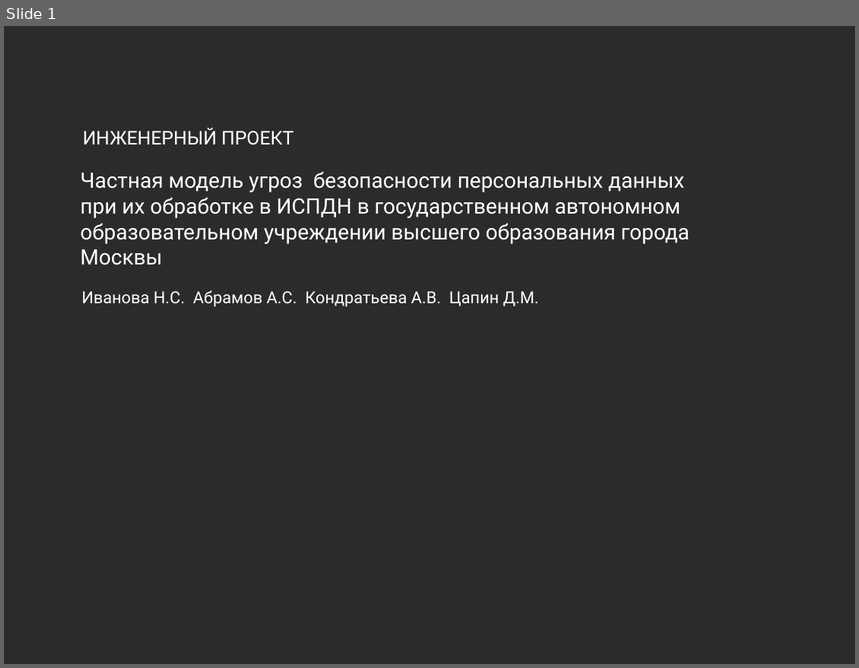
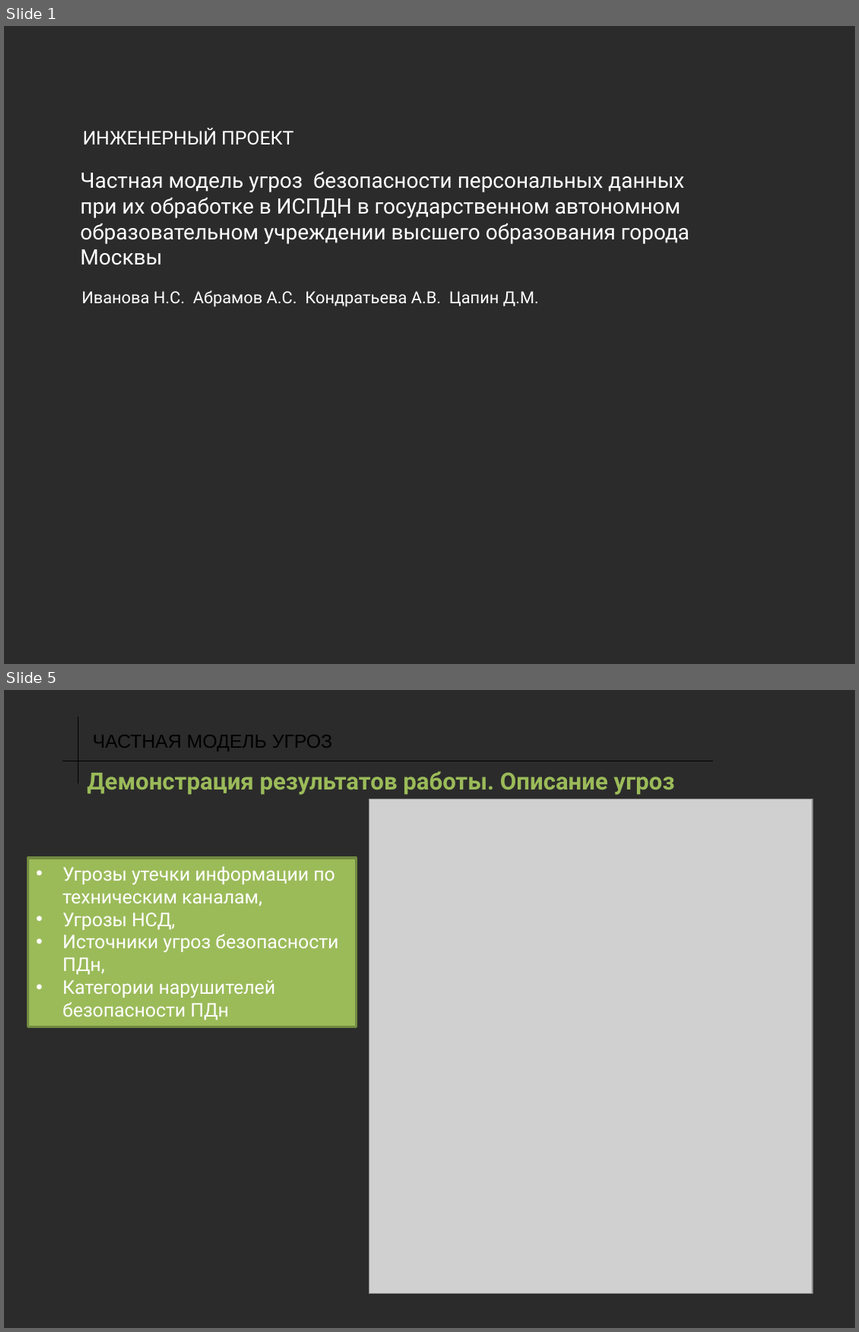
Before and after one commit to DTsapin/PD_6_Semestr, a slide deck: src/Презентация.pptx. Shown one above the other, each under a label of ours: slide 1 before the commit, slides 1 and 5 after it; the slides between them are not shown. The pictures are 859x668 and 859x1332 pixels, drawn with LibreOffice and Linux fonts; fonts in the diff are those of the drawing; grey boxes stand for pictures; background and template pictures are left out; a plain dark background stands for a picture behind light text. Boxes give left, top, right and bottom in pixels: in the first picture for what was removed or moved away, otherwise in the second. Text is boxed around its words. In the diff, an @@ line names an element or a change of style, - is before the commit and + after.

```diff
--- a/src/Презентация.pptx
+++ b/src/Презентация.pptx
@@ slide 5 added at bbox=[4, 690, 855, 1328], background picture (left out) @@
@@ line added from (78, 783) to (78, 717), #000000 0.75 pt @@
@@ text added at bbox=[93, 735, 332, 752], 16 pt, text #000000 @@
+ЧАСТНАЯ МОДЕЛЬ УГРОЗ
@@ line added from (62, 761) to (713, 761), #000000 0.75 pt @@
@@ text added at bbox=[87, 771, 675, 795], 20 pt, text #9BBB59, bold @@
+Демонстрация результатов работы. Описание угроз
@@ picture added at bbox=[369, 799, 813, 1293] @@
@@ rectangle added at bbox=[28, 858, 357, 1027], fill #9BBB59, outline #738A42 2 pt, 16 pt, text #FFFFFF @@
+• Угрозы утечки информации по техническим каналам,
+• Угрозы НСД,
+• Источники угроз безопасности ПДн,
+• Категории нарушителей безопасности ПДн
```
Also in this commit, not shown: 5 slides changed, 4 other slides added.
